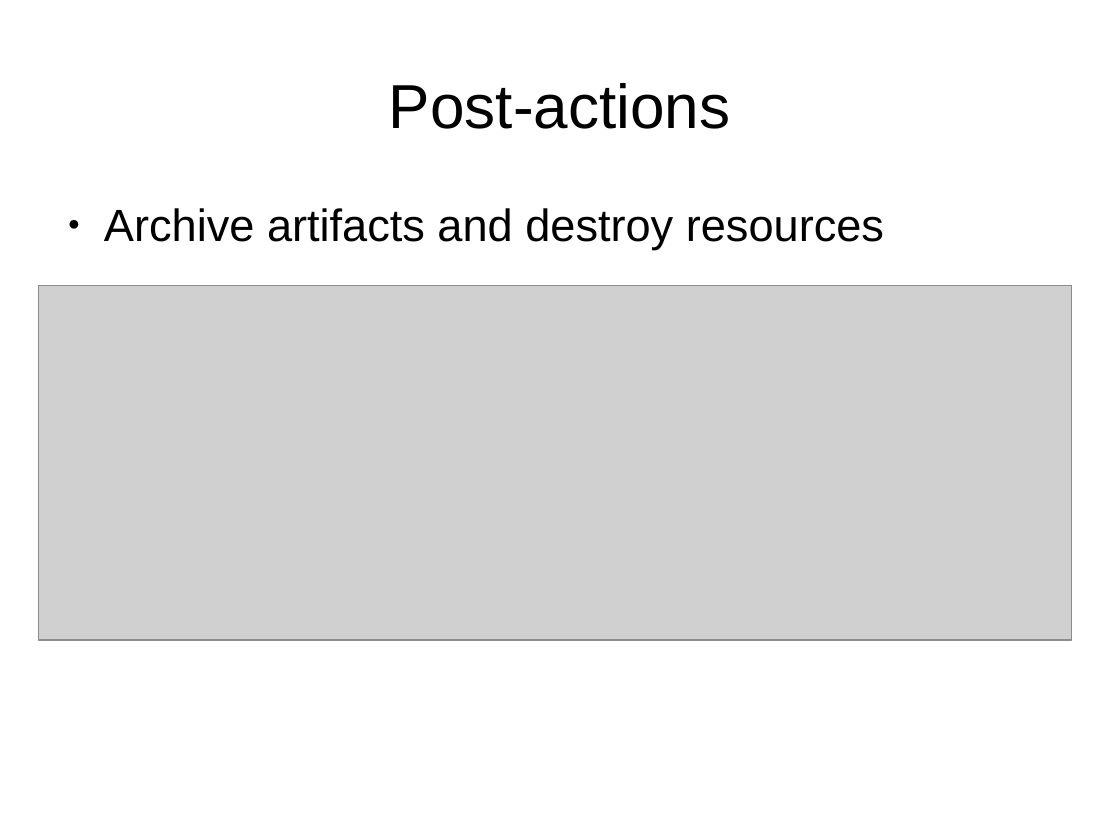
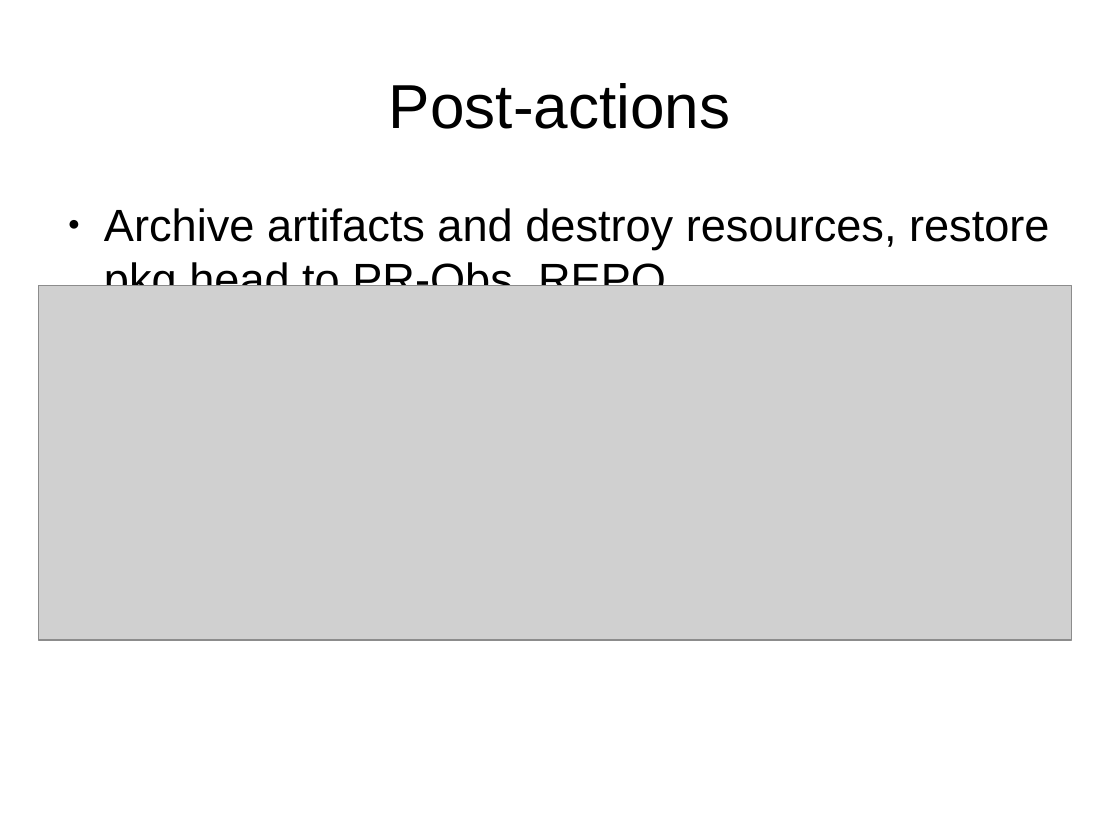
Before and after one commit to MalloZup/presentations, a slide deck: slide 19 of 2018/cucumber-prs/cucumber_onprs.odp. Drawn at 1120x840 pixels with LibreOffice and Linux fonts; fonts in the diff are those of the drawing; grey boxes stand for pictures. Boxes give left, top, right and bottom in pixels: in the first picture for what was removed or moved away, otherwise in the second. Text is boxed around its words. In the diff, an @@ line names an element or a change of style, - is before the commit and + after.

```diff
--- a/2018/cucumber-prs/cucumber_onprs.odp
+++ b/2018/cucumber-prs/cucumber_onprs.odp
@@ text at <box>104,208,1049,286</box>: text changed @@
-● Archive artifacts and destroy resources
+● Archive artifacts and destroy resources, restore pkg head to PR-Obs_REPO
```
Also in this commit, not shown: 2 other slides changed, 1 slide added.
